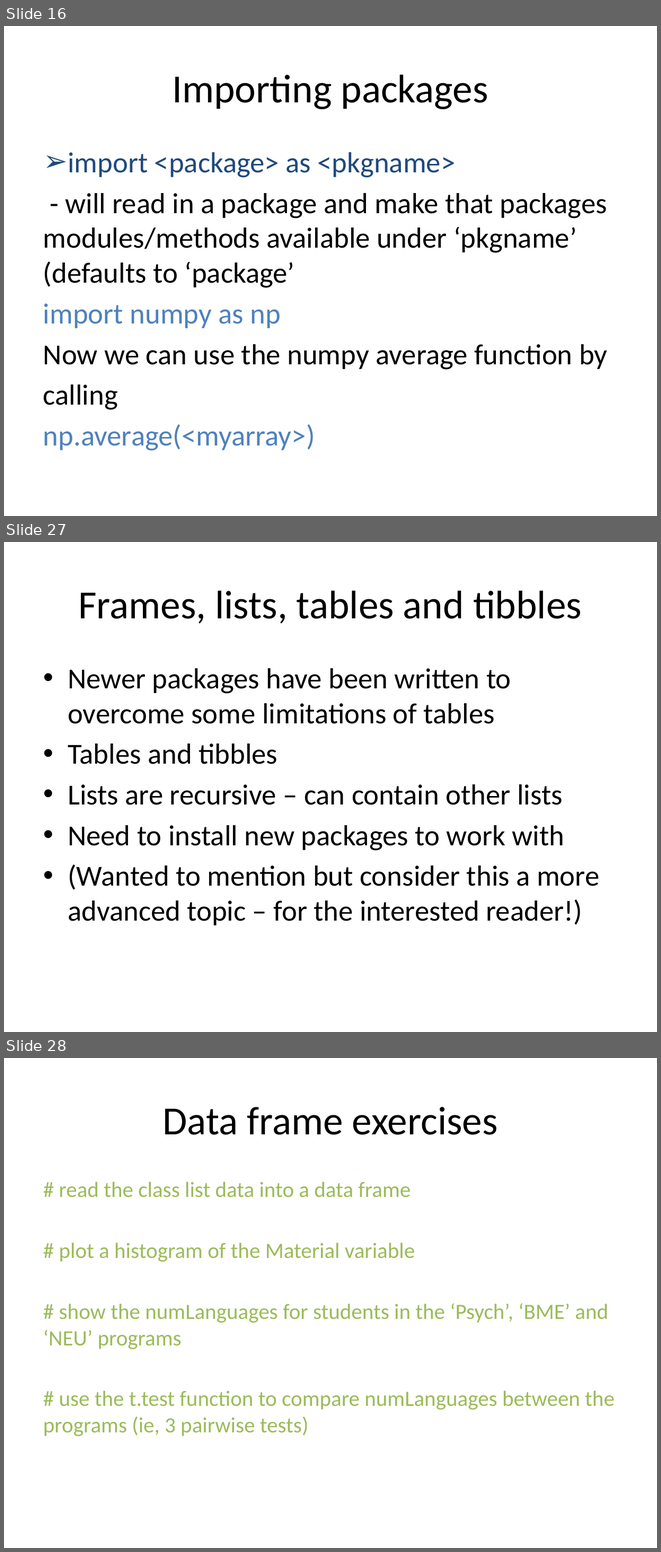
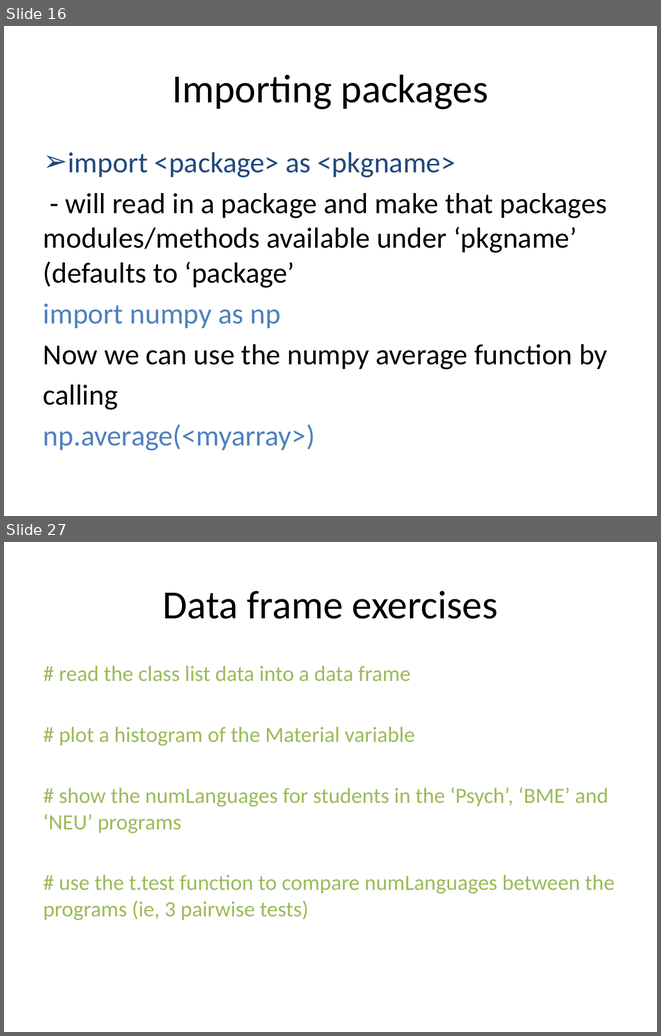
Before and after one commit to pradau/python_for_psychologists, a slide deck: Python_intro_lecture.pptx. Shown one above the other, each under a label of ours: slides 16, 27 and 28 before the commit, slides 16 and 27 after it; the slides between them are not shown. The pictures are 661x1552 and 661x1036 pixels, drawn with LibreOffice and Linux fonts; fonts in the diff are those of the drawing. Boxes give left, top, right and bottom in pixels: in the first picture for what was removed or moved away, otherwise in the second. Text is boxed around its words. In the diff, an @@ line names an element or a change of style, - is before the commit and + after.

```diff
--- a/Python_intro_lecture.pptx
+++ b/Python_intro_lecture.pptx
@@ slide 27 removed at (4, 542, 657, 1032), background #FFFFFF @@
@@ title removed at (78, 590, 582, 624) @@
-Frames, lists, tables and tibbles
@@ text removed at (68, 668, 599, 925) @@
-• Newer packages have been written to overcome some limitations of tables
-• Tables and tibbles
-• Lists are recursive – can contain other lists
-• Need to install new packages to work with
-• (Wanted to mention but consider this a more advanced topic – for the interested reader!)
@@ what was slide 28 is now slide 27 @@
```
Also in this commit, not shown: 16 slides changed.
